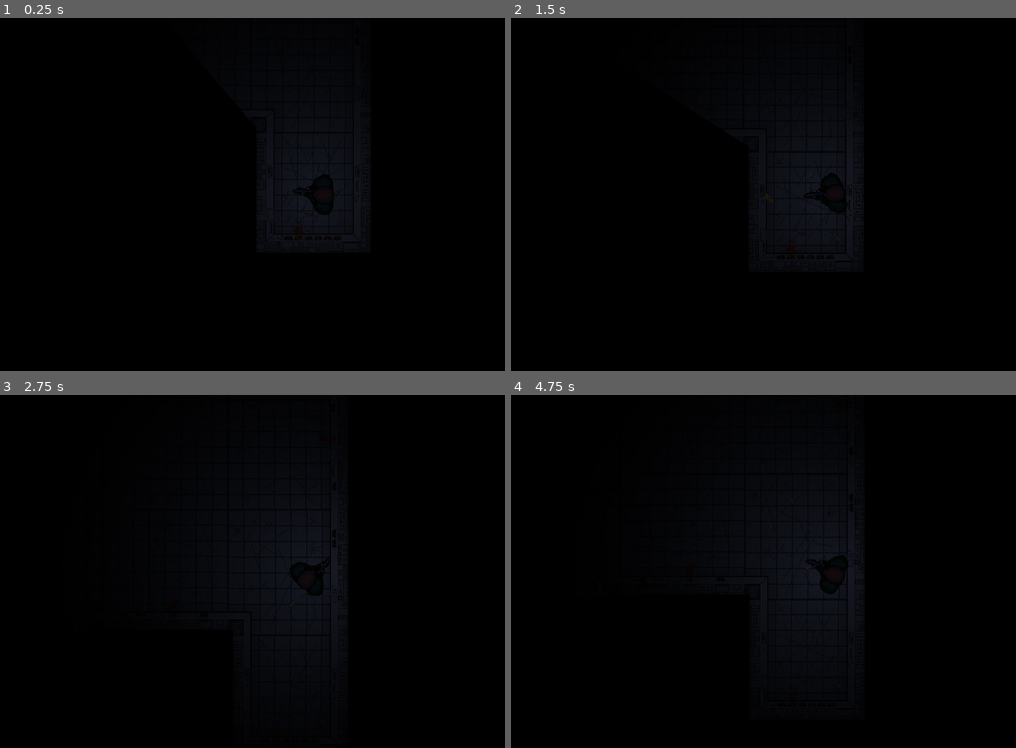
Above: before the commit, frames 1-4 (two rows, left to right).
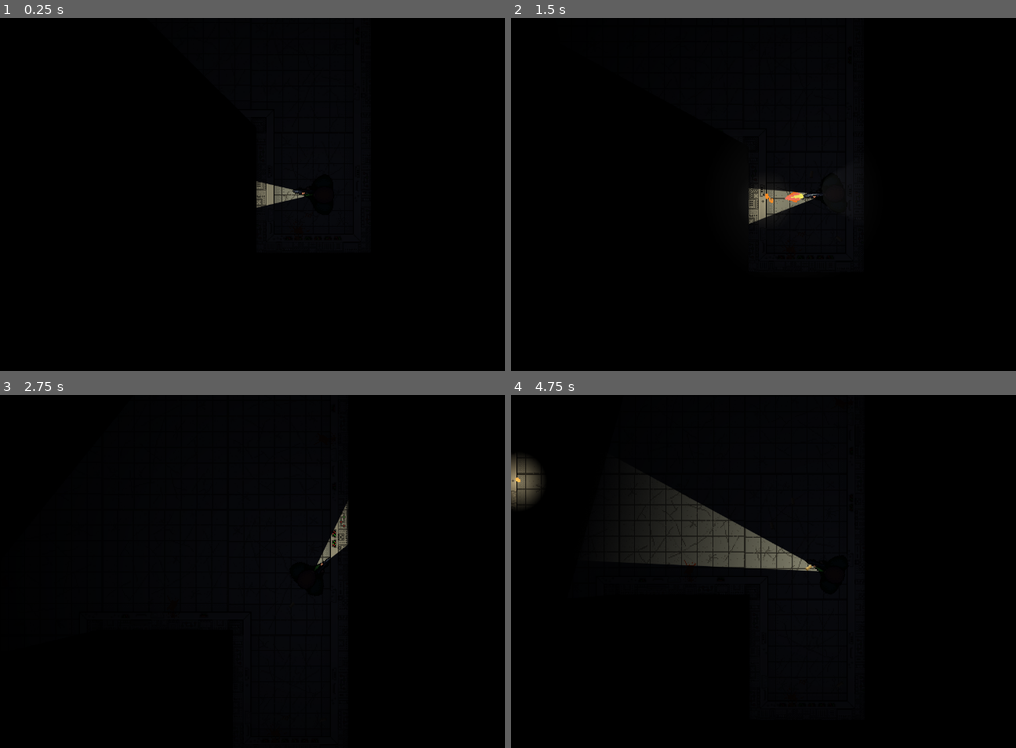
Above: after the commit, the same moments.

Repository: Ben1980/yaab
Game: Godot game, scene res://levels/level.tscn
Two runs of this game, one before a commit and one after it. Both use one fixed random seed, a clock stepped at 60 frames per second and the inputs below.
Inputs (mouse positions are in pixels of both pictures, inside the frame that each line leads up to):
- Up to frame 1 (0.25 s): no input
- Up to frame 2 (1.5 s): move the mouse to (960, 176) at 0.52 s; hold W (move_up) 0.53-1.28 s; hold Shift (player_run) 0.53-1.28 s; click (960, 176) at 0.67 s; move the mouse to (697, 212) at 1.27 s; hold S (move_down) from 1.28 s (still down); click (697, 212) at 1.35 s
- Up to frame 3 (2.75 s): move the mouse to (378, 493) at 2.02 s; release S (move_down) at 2.03 s; hold W (move_up) from 2.03 s (still down); hold Shift (player_run) from 2.03 s (still down)
- Up to frame 4 (4.75 s): move the mouse to (793, 642) at 2.77 s; release Shift (player_run) at 2.78 s; click (793, 642) at 2.85 s; move the mouse to (1010, 624) at 3.52 s; release W (move_up) at 3.53 s; hold Shift (player_run) 3.53-4.28 s; hold S (move_down) from 3.53 s (still down); move the mouse to (637, 518) at 4.27 s; click (637, 518) at 4.35 s

The runs differ from the first frame. In frame 1, 0.4% of the frame differs, in the area x 50-62%, y 46-54%; in frame 2, 0.8%; in frame 3, 0.4%; in frame 4, 4.6%, in the area x 0-62%, y 17-50%.

Commit message:
flash ligt, muzzle flash light, ambient light and shadows added

Diff:
--- a/characters/enemies/enemy.tscn
+++ b/characters/enemies/enemy.tscn
@@ -135,11 +135,16 @@
 "speed": 12.0
 }]
 
+[sub_resource type="OccluderPolygon2D" id="OccluderPolygon2D_jfoax"]
+cull_mode = 1
+polygon = PackedVector2Array(0, -24, 2, -25, 6, -26, 9, -25, 11, -24, 13, -23, 14, -22, 15, -20, 16, -18, 17, -16, 18, -13, 19, -10, 20, -7, 18, -1, 17, 4, 16, 7, 15, 11, 15, 16, 16, 19, 17, 21, 16, 23, 15, 25, 14, 26, 11, 26, 11, 25, 13, 25, 14, 24, 14, 21, 13, 20, 11, 20, 10, 21, 10, 22, 9, 22, 9, 19, 11, 18, 12, 17, 12, 11, 13, 4, 14, -1, 14, -5, 5, -5, 4, -3, 3, -1, 2, 1, 1, 2, 0, 3, -1, 3, -2, 2, -3, 1, -4, -1, -5, -3, -6, -5, -14, -5, -14, 3, -13, 10, -12, 17, -11, 18, -10, 19, -9, 20, -9, 22, -10, 22, -10, 21, -11, 20, -13, 20, -14, 21, -14, 24, -13, 25, -11, 25, -11, 26, -15, 26, -16, 25, -17, 23, -17, 19, -15, 16, -15, 11, -16, 7, -17, 3, -18, -1, -19, -5, -20, -7, -19, -10, -18, -13, -17, -16, -16, -18, -15, -20, -14, -22, -13, -23, -11, -24, -9, -25, -7, -26, -2, -25)
+
 [node name="Enemy" type="CharacterBody2D" unique_id=406099680]
 z_index = 2
 collision_layer = 4
 collision_mask = 7
 script = ExtResource("1_qi2p4")
+chase_speed = 10.0
 
 [node name="AnimatedSprite2D" type="AnimatedSprite2D" parent="." unique_id=1100735631]
 sprite_frames = SubResource("SpriteFrames_iifgy")
@@ -148,3 +153,7 @@
 
 [node name="CollisionPolygon2D" type="CollisionPolygon2D" parent="." unique_id=1338391161]
 polygon = PackedVector2Array(0, -25, 6, -27, 12, -24, 18, -16, 21, -7, 16, 10, 16, 16, 18, 23, 15, 26, 11, 26, 11, 24, 8, 23, 8, 19, 11, 16, 13, 0, 13, -5, 6, -4, 0, 4, -7, -5, -13, -5, -12, 10, -11, 17, -8, 20, -8, 23, -10, 26, -15, 27, -18, 21, -16, 13, -21, -8, -16, -21, -8, -27)
+
+[node name="LightOccluder2D" type="LightOccluder2D" parent="." unique_id=1304358147]
+occluder = SubResource("OccluderPolygon2D_jfoax")
+occluder_light_mask = 2
--- a/characters/player/player.tscn
+++ b/characters/player/player.tscn
@@ -2,6 +2,7 @@
 
 [ext_resource type="Script" uid="uid://dlkqk01pyg2xj" path="res://characters/player/player.gd" id="1_i3pqv"]
 [ext_resource type="Texture2D" uid="uid://brne38m67bph0" path="res://characters/player/sprites/player.png" id="2_xxgcw"]
+[ext_resource type="Texture2D" uid="uid://cma608ovn201y" path="res://characters/player/sprites/flash_light.png" id="3_exd8k"]
 
 [sub_resource type="AtlasTexture" id="AtlasTexture_exd8k"]
 atlas = ExtResource("2_xxgcw")
@@ -136,13 +137,19 @@
 }]
 
 [sub_resource type="Gradient" id="Gradient_xxgcw"]
-colors = PackedColorArray(1, 1, 1, 1, 0, 0, 0, 0)
+colors = PackedColorArray(1, 1, 1, 1, 1, 1, 1, 0)
 
 [sub_resource type="GradientTexture2D" id="GradientTexture2D_exd8k"]
 gradient = SubResource("Gradient_xxgcw")
+width = 512
+height = 512
 fill = 1
 fill_from = Vector2(0.5, 0.5)
-fill_to = Vector2(0.15, 0.15)
+fill_to = Vector2(0, 0)
+
+[sub_resource type="OccluderPolygon2D" id="OccluderPolygon2D_exd8k"]
+cull_mode = 1
+polygon = PackedVector2Array(0, -2, 5, -2, 8, -2, 9, -1, 11, 0, 13, 1, 14, 2, 15, 3, 16, 4, 17, 6, 18, 8, 19, 10, 20, 12, 19, 15, 18, 16, 17, 17, 15, 18, 13, 19, 6, 19, 2, 20, -3, 20, -7, 19, -14, 19, -16, 18, -18, 17, -19, 16, -20, 15, -21, 12, -20, 10, -19, 8, -18, 6, -17, 4, -16, 3, -14, 2, -12, 1, -10, 0, -8, -1, -6, -2, -3, -2)
 
 [node name="Player" type="CharacterBody2D" unique_id=1602949342]
 z_index = 2
@@ -152,9 +159,7 @@
 
 [node name="AnimatedSprite2D" type="AnimatedSprite2D" parent="." unique_id=1318349671]
 sprite_frames = SubResource("SpriteFrames_hqtel")
-animation = &"walk"
-frame = 2
-frame_progress = 0.49202028
+animation = &"idle"
 
 [node name="MuzzlePoint" type="Marker2D" parent="AnimatedSprite2D" unique_id=1379902603]
 position = Vector2(3.5, -21.5)
@@ -164,11 +169,37 @@
 
 [node name="FireCooldown" type="Timer" parent="." unique_id=822690410]
 
-[node name="PointLight2D" type="PointLight2D" parent="." unique_id=349911151]
+[node name="AmbientLight" type="PointLight2D" parent="." unique_id=349911151]
+position = Vector2(0, 10)
 color = Color(0.65805507, 0.7122522, 1, 1)
-energy = 0.25
+energy = 0.1
 shadow_enabled = true
 texture = SubResource("GradientTexture2D_exd8k")
-texture_scale = 10.0
+
+[node name="FlashLight" type="PointLight2D" parent="." unique_id=1627026364]
+scale = Vector2(0.7, 1)
+color = Color(1, 0.95281494, 0.735357, 1)
+energy = 0.5
+shadow_enabled = true
+shadow_filter = 2
+shadow_filter_smooth = 3.0
+texture = ExtResource("3_exd8k")
+offset = Vector2(0, -128)
+texture_scale = 0.5
+
+[node name="LightOccluder2D" type="LightOccluder2D" parent="." unique_id=19543228]
+occluder = SubResource("OccluderPolygon2D_exd8k")
+
+[node name="FlashLight2" type="PointLight2D" parent="." unique_id=1662300909]
+scale = Vector2(0.7, 1)
+color = Color(1, 0.95281494, 0.735357, 1)
+energy = 0.5
+shadow_enabled = true
+shadow_filter = 2
+shadow_filter_smooth = 3.0
+shadow_item_cull_mask = 3
+texture = ExtResource("3_exd8k")
+offset = Vector2(0, -128)
+texture_scale = 0.5
 
 [connection signal="timeout" from="FireCooldown" to="." method="_on_fire_cooldown_timeout"]
--- a/levels/level.tscn
+++ b/levels/level.tscn
@@ -111,7 +111,7 @@
 
 [sub_resource type="TileSet" id="TileSet_safpt"]
 tile_size = Vector2i(128, 128)
-occlusion_layer_0/light_mask = 1
+occlusion_layer_0/light_mask = 3
 physics_layer_0/collision_layer = 1
 sources/0 = SubResource("TileSetAtlasSource_5mrsh")
 
@@ -124,6 +124,11 @@
 
 [sub_resource type="FontVariation" id="FontVariation_vnv7o"]
 base_font = ExtResource("4_5mrsh")
+
+[sub_resource type="Environment" id="Environment_5mrsh"]
+glow_enabled = true
+glow_levels/1 = 1.0
+glow_blend_mode = 2
 
 [node name="Level" type="Node2D" unique_id=1848955298]
 script = ExtResource("1_oi3di")
@@ -215,6 +220,9 @@
 [node name="CanvasModulate" type="CanvasModulate" parent="." unique_id=463521279]
 color = Color(0, 0, 0, 1)
 
+[node name="WorldEnvironment" type="WorldEnvironment" parent="." unique_id=84406648]
+environment = SubResource("Environment_5mrsh")
+
 [connection signal="game_over" from="Player" to="." method="_on_player_game_over"]
 [connection signal="pressed" from="GameOverLayer/GameOverScreen/CenterContainer/VBoxContainer/Restart" to="." method="_on_restart_pressed"]
 [connection signal="pressed" from="GameOverLayer/GameOverScreen/CenterContainer/VBoxContainer/Quit" to="." method="_on_quit_pressed"]
--- a/project.godot
+++ b/project.godot
@@ -19,12 +19,20 @@
 config/features=PackedStringArray("4.6", "Forward Plus")
 config/icon="uid://ddov38xsjv61s"
 
+[autoload]
+
+DebugMenu="*uid://cggqb75a8w8r"
+
 [display]
 
 window/size/viewport_width=1280
 window/size/viewport_height=720
 window/size/mode=3
 window/stretch/mode="viewport"
+
+[editor_plugins]
+
+enabled=PackedStringArray("res://addons/debug_menu/plugin.cfg")
 
 [input]
 
@@ -85,4 +93,5 @@
 [rendering]
 
 textures/canvas_textures/default_texture_filter=0
+2d/shadow_atlas/size=4096
 environment/defaults/default_clear_color=Color(0, 0, 0, 1)
--- a/weapons/bullet_impact_wall_debris.gd
+++ b/weapons/bullet_impact_wall_debris.gd
@@ -1,4 +1,6 @@
 extends GPUParticles2D
+
+@onready var light: PointLight2D = $PointLight2D
 
 func _ready() -> void:
 	var image = Image.create(2, 2, false, Image.FORMAT_RGBA8)
@@ -6,6 +8,9 @@
 	texture = ImageTexture.create_from_image(image)
 	process_material = process_material.duplicate()
 
+	var tween = create_tween()
+	tween.tween_property(light, "energy", 0, lifetime).set_trans(Tween.TRANS_EXPO).set_ease(Tween.EASE_OUT)
+
 	emitting = true
 
 func _on_finished() -> void:
--- a/weapons/bullet_impact_wall_debris.tscn
+++ b/weapons/bullet_impact_wall_debris.tscn
@@ -4,7 +4,7 @@
 
 [sub_resource type="Gradient" id="Gradient_8rrd5"]
 offsets = PackedFloat32Array(0, 0.27873564, 0.6436782, 1)
-colors = PackedColorArray(2, 1.8, 1.2, 1, 1.6, 1, 0.3, 1, 1, 0.5, 0.15, 0.85, 0.5, 0.15, 0.05, 0)
+colors = PackedColorArray(1, 0.8972595, 0.6799758, 1, 1, 0.6172059, 0.17184411, 1, 1, 0.5, 0.15, 0.85, 0.5, 0.15, 0.05, 0)
 
 [sub_resource type="GradientTexture1D" id="GradientTexture1D_t4j1t"]
 gradient = SubResource("Gradient_8rrd5")
@@ -22,6 +22,16 @@
 scale_max = 1.5
 color_ramp = SubResource("GradientTexture1D_t4j1t")
 
+[sub_resource type="Gradient" id="Gradient_gl8ns"]
+colors = PackedColorArray(1.5720325, 1.5720325, 1.5720325, 1, 1, 1, 1, 0)
+
+[sub_resource type="GradientTexture2D" id="GradientTexture2D_j4m1t"]
+gradient = SubResource("Gradient_gl8ns")
+use_hdr = true
+fill = 1
+fill_from = Vector2(0.5, 0.5)
+fill_to = Vector2(0.15, 0.15)
+
 [node name="BulletImpactWallDebris" type="GPUParticles2D" unique_id=94043626]
 z_index = 2
 emitting = false
@@ -32,4 +42,13 @@
 process_material = SubResource("ParticleProcessMaterial_t4j1t")
 script = ExtResource("1_rt3c3")
 
+[node name="PointLight2D" type="PointLight2D" parent="." unique_id=225676377]
+color = Color(1.5720325, 1.4151486, 1.0762354, 1)
+energy = 3.0
+shadow_enabled = true
+shadow_color = Color(0.09803922, 0.09803922, 0.09803922, 0.8)
+shadow_filter = 2
+shadow_filter_smooth = 3.0
+texture = SubResource("GradientTexture2D_j4m1t")
+
 [connection signal="finished" from="." to="." method="_on_finished"]
--- a/weapons/muzzle_flash.gd
+++ b/weapons/muzzle_flash.gd
@@ -1,14 +1,20 @@
 extends GPUParticles2D
 
 @export var muzzle_flash_pattern: Array[int] = []
-@export var bright_color: Color = Color(3.0, 3.0, 2.5, 1.0)
-@export var medium_color: Color = Color(2.0, 1.5, 0.5, 1.0)
-@export var dark_color: Color = Color(1.5, 0.5, 0.2, 0.8)
+@export var bright_color: Color = Color(1.0, 1.0, 0.5, 1.0)
+@export var medium_color: Color = Color(1.0, 0.5, 0.5, 1.0)
+@export var dark_color: Color = Color(1.0, 0.5, 0.2, 0.8)
 @export var bright_threshold: float
 @export var medium_threshold: float
 
+@onready var light: PointLight2D = $PointLight2D
+
 func _ready() -> void:
 	self.texture = create_flame_texture()
+
+	var tween = create_tween()
+	tween.tween_property(light, "energy", 0, lifetime).set_trans(Tween.TRANS_EXPO).set_ease(Tween.EASE_OUT)
+
 	emitting = true
 
 func _on_finished() -> void:
--- a/weapons/muzzle_flash.tscn
+++ b/weapons/muzzle_flash.tscn
@@ -7,10 +7,23 @@
 spread = 0.0
 gravity = Vector3(0, 0, 0)
 
+[sub_resource type="Gradient" id="Gradient_ua64h"]
+offsets = PackedFloat32Array(0, 0.13690476, 1)
+colors = PackedColorArray(1.5720325, 1.5720325, 1.5720325, 1, 1.353256, 1.353256, 1.353256, 0.86300004, 1, 1, 1, 0)
+
+[sub_resource type="GradientTexture2D" id="GradientTexture2D_5qoyx"]
+gradient = SubResource("Gradient_ua64h")
+width = 256
+height = 256
+use_hdr = true
+fill = 1
+fill_from = Vector2(0.5, 0.5)
+fill_to = Vector2(0.15, 0.15)
+
 [node name="MuzzleFlash" type="GPUParticles2D" unique_id=1920241236]
 z_index = 2
 emitting = false
-lifetime = 0.05
+lifetime = 0.15000000000000002
 one_shot = true
 explosiveness = 1.0
 process_material = SubResource("ParticleProcessMaterial_nw807")
@@ -19,4 +32,14 @@
 bright_threshold = 0.8
 medium_threshold = 0.65
 
+[node name="PointLight2D" type="PointLight2D" parent="." unique_id=416900374]
+color = Color(1.572, 1.415, 1.076, 1)
+energy = 3.0
+shadow_enabled = true
+shadow_color = Color(0.09803922, 0.09803922, 0.09803922, 0.8)
+shadow_filter = 2
+shadow_filter_smooth = 3.0
+texture = SubResource("GradientTexture2D_5qoyx")
+texture_scale = 0.75
+
 [connection signal="finished" from="." to="." method="_on_finished"]
Binary file added: characters/player/sprites/flash_light.png
Not shown, added: characters/player/sprites/flash_light.png.import
